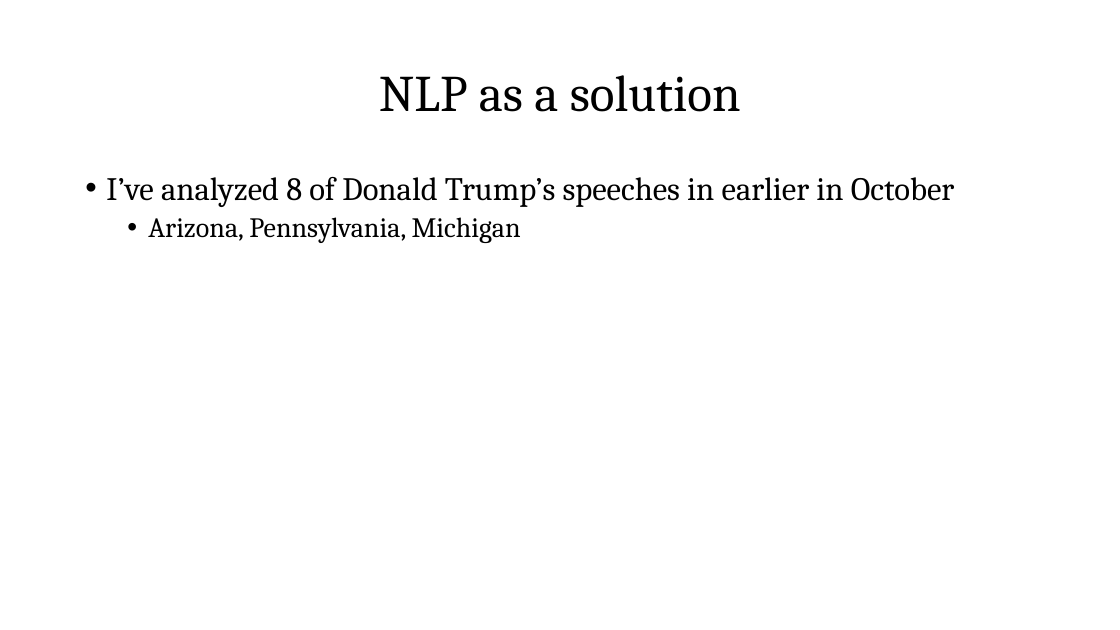
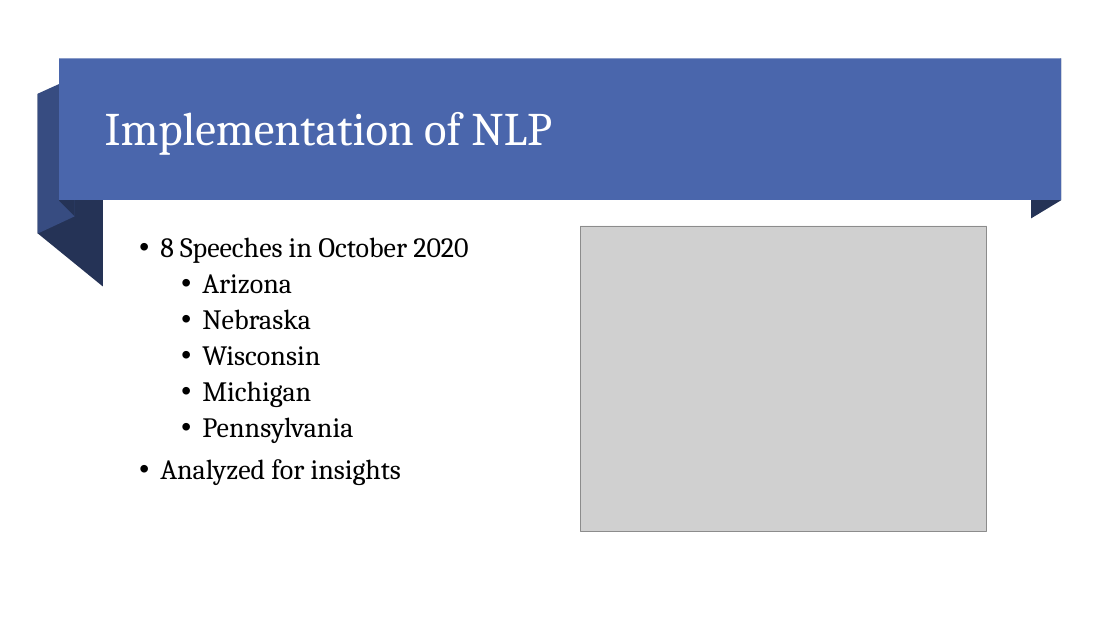
Before and after one commit to mdominguez2010/Trump-Speech-NLP, a slide deck: slide 5 of presentation/presentation_final.pptx. Drawn at 1120x630 pixels with LibreOffice and Linux fonts; fonts in the diff are those of the drawing; grey boxes stand for pictures. Boxes give left, top, right and bottom in pixels: in the first picture for what was removed or moved away, otherwise in the second. Text is boxed around its words. In the diff, an @@ line names an element or a change of style, - is before the commit and + after.

Commit message:
presentation

```diff
--- a/presentation/presentation_final.pptx
+++ b/presentation/presentation_final.pptx
@@ group added at <box>38,59,1061,287</box>: 4 freeform shapes, 1 rectangle @@
@@ title at <box>105,112,551,155</box>: text changed; size 44 to 40 pt; text colour #000000 to #FFFFFF @@
-NLP as a solution
+Implementation of NLP
@@ text at <box>160,237,468,485</box>: text changed; size 28 to 24 pt @@
-• I’ve analyzed 8 of Donald Trump’s speeches in earlier in October
-  • Arizona, Pennsylvania, Michigan
+• 8 Speeches in October 2020
+  • Arizona
+  • Nebraska
+  • Wisconsin
+  • Michigan
+  • Pennsylvania
+• Analyzed for insights
@@ picture added at <box>581,226,987,531</box> @@
```
Also in this commit, not shown: 1 other slide changed, 7 slides added, 8 slides removed, 9 other files.
